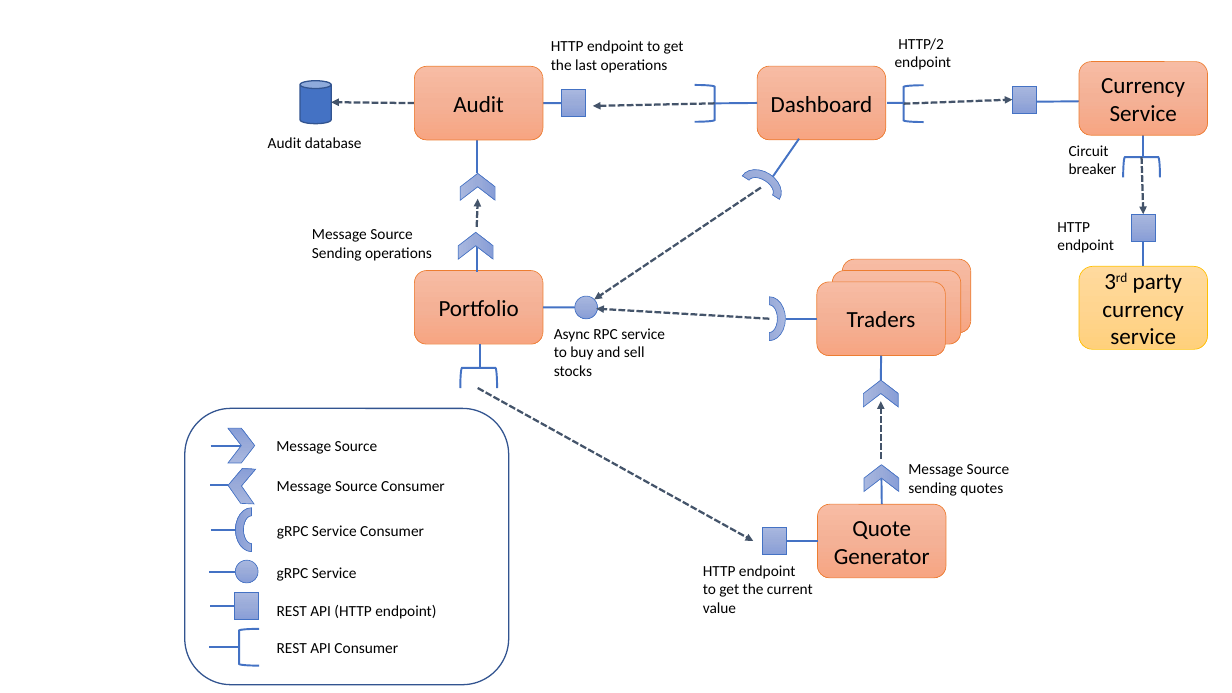
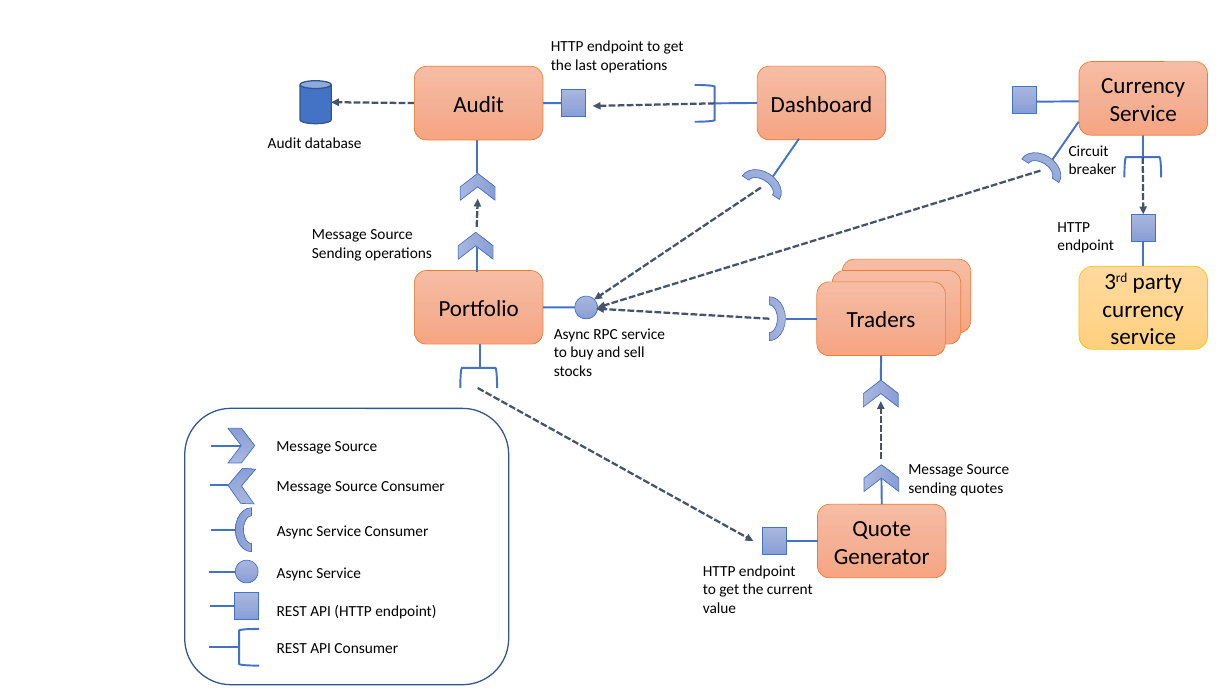
Before and after one commit to cescoffier/vertx-kubernetes-workshop, a slide deck: slide 3 of docs/images/images.pptx. Drawn at 1232x693 pixels with LibreOffice and Linux fonts; fonts in the diff are those of the drawing. Boxes give left, top, right and bottom in pixels: in the first picture for what was removed or moved away, otherwise in the second. Text is boxed around its words. In the diff, an @@ line names an element or a change of style, - is before the commit and + after.

```diff
--- a/docs/images/images.pptx
+++ b/docs/images/images.pptx
@@ text removed at (895,38,952,70) @@
-HTTP/2
-endpoint
@@ right bracket removed at (904,85,924,122) @@
@@ line removed from (906, 103) to (887, 103) @@
@@ arrow removed from (904, 104) to (1013, 100) @@
@@ arch (boxed as its full ring) added at (1013,145,1067,196), fill gradient #A8B7DF to #9AABD9 to #889ED7, outline #4472C4 0.5 pt @@
@@ line added from (1079, 122) to (1050, 164), #4472C4 1.5 pt @@
@@ arrow added from (1041, 171) to (598, 308), #44546A 1.75 pt dashed @@
@@ text at (277,525,429,539): text changed @@
-gRPC Service Consumer
+Async Service Consumer
@@ text at (277,567,361,581): text changed @@
-gRPC Service
+Async Service
```
Also in this commit, not shown: 5 other files.
